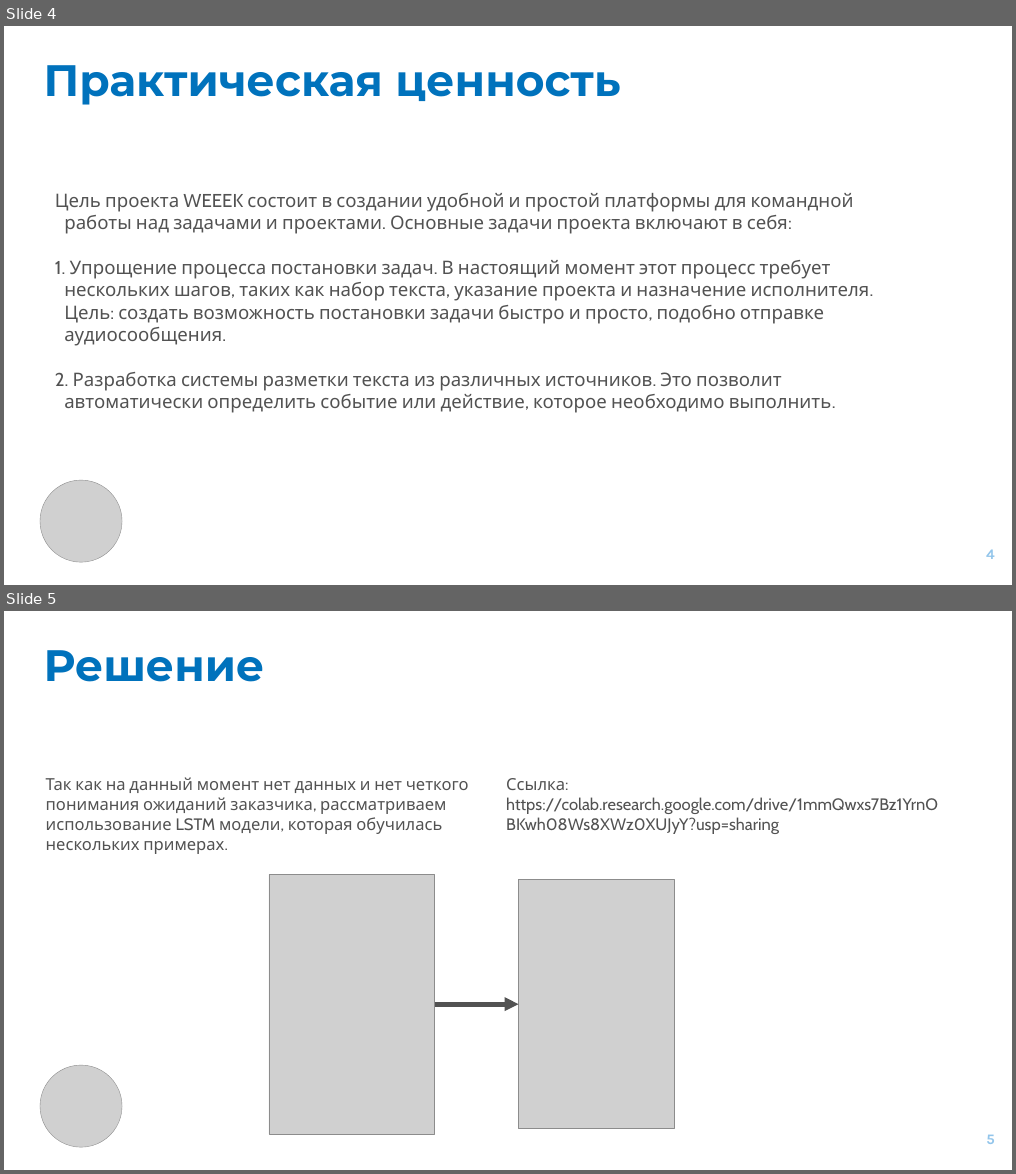
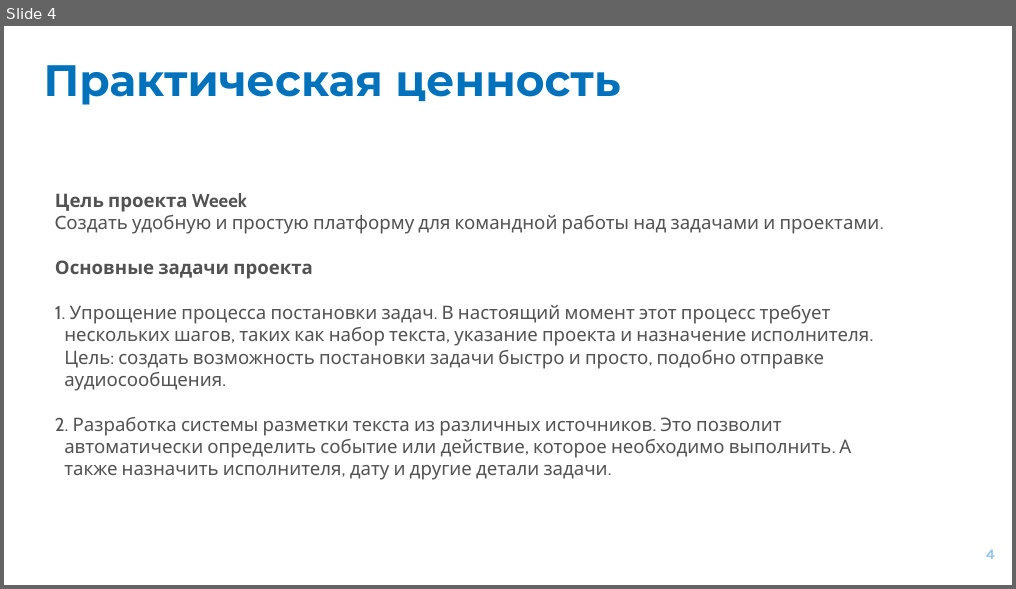
Before and after one commit to deeleel/weeek-hackathon, a slide deck: Авоська и Небоська_weeek.pptx. Shown one above the other, each under a label of ours: slides 4 and 5 before the commit, slide 4 after it. The pictures are 1016x1174 and 1016x589 pixels, drawn with LibreOffice and Linux fonts; fonts in the diff are those of the drawing; grey boxes stand for pictures. Boxes give left, top, right and bottom in pixels: in the first picture for what was removed or moved away, otherwise in the second. Text is boxed around its words. In the diff, an @@ line names an element or a change of style, - is before the commit and + after.

```diff
--- a/Авоська и Небоська_weeek.pptx
+++ b/Авоська и Небоська_weeek.pptx
@@ slide 5 removed at box(4, 611, 1012, 1170), background #FFFFFF @@
@@ title removed at box(44, 650, 265, 682) @@
-Решение
@@ text removed at box(46, 777, 469, 854) @@
-Так как на данный момент нет данных и нет четкого понимания ожиданий заказчика, рассматриваем использование LSTM модели, которая обучилась нескольких примерах.
@@ text removed at box(506, 778, 938, 834) @@
-Ссылка: https://colab.research.google.com/drive/1mmQwxs7Bz1YrnOBKwh08Ws8XWz0XUJyY?usp=sharing
@@ picture removed at box(269, 874, 435, 1134) @@
@@ picture removed at box(518, 880, 674, 1128) @@
@@ arrow removed from (435, 1004) to (518, 1004) @@
@@ picture removed at box(40, 1065, 122, 1147) @@
@@ page number removed at box(986, 1134, 994, 1144) @@
-5
@@ slide 4 changed as well @@
@@ text at box(55, 193, 880, 279): text changed @@
-Цель проекта WEEEK состоит в создании удобной и простой платформы для командной работы над задачами и проектами. Основные задачи проекта включают в себя:
+Цель проекта Weeek
+Cоздать удобную и простую платформу для командной работы над задачами и проектами.
+Основные задачи проекта
@@ text at box(55, 417, 851, 480): text changed @@
-2. Разработка системы разметки текста из различных источников. Это позволит автоматически определить событие или действие, которое необходимо выполнить.
+2. Разработка системы разметки текста из различных источников. Это позволит автоматически определить событие или действие, которое необходимо выполнить. А также назначить исполнителя, дату и другие детали задачи.
@@ picture removed at box(40, 480, 122, 562) @@
```
Also in this commit, not shown: 4 other slides changed, 2 slides added, 1 other slide removed.
